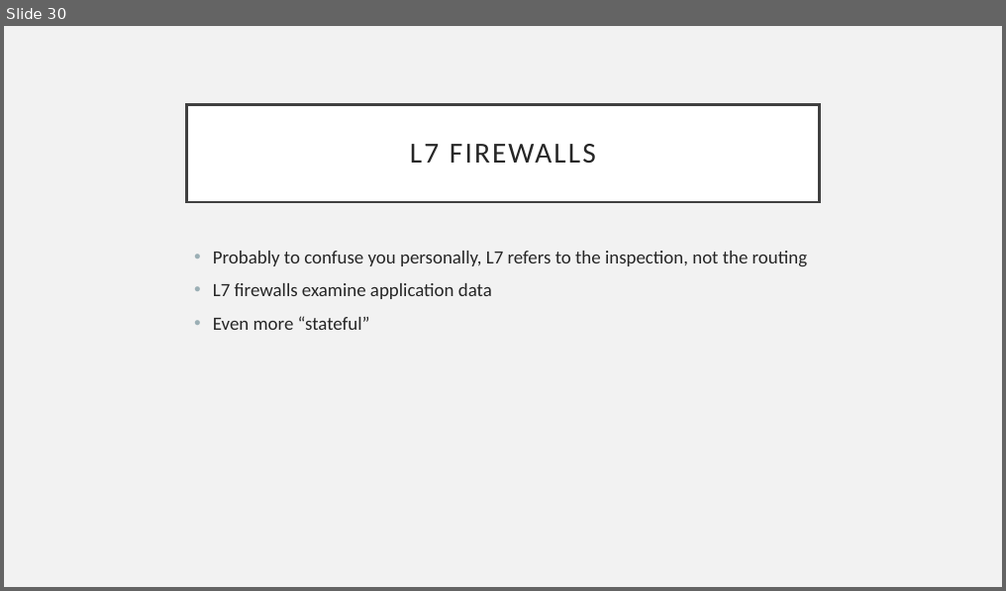
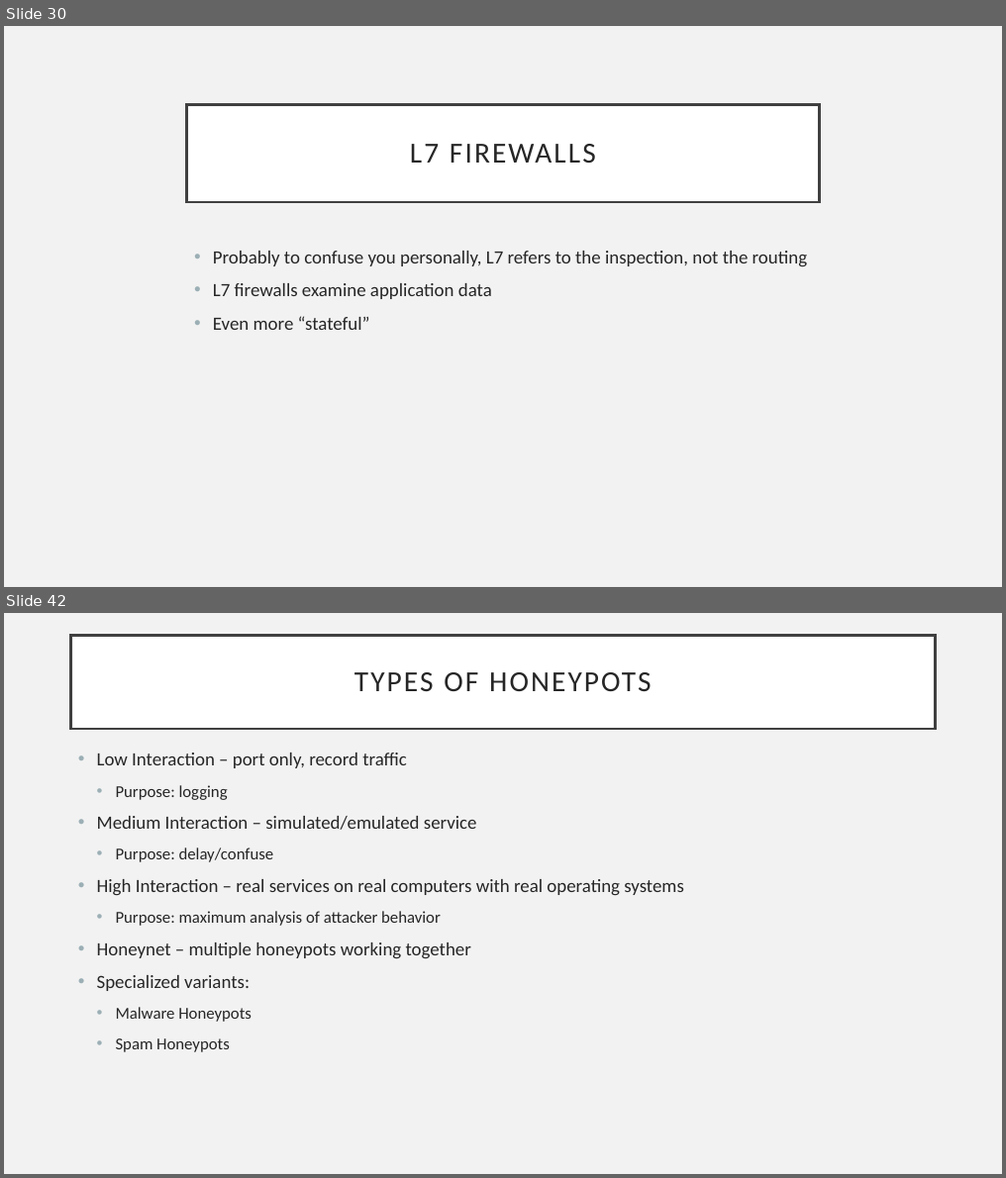
Before and after one commit to CrimsonVista/NetworkSecuritySpring2019, a slide deck: slides/08 Border Security.pptx. Shown one above the other, each under a label of ours: slide 30 before the commit, slides 30 and 42 after it; the slides between them are not shown. The pictures are 1006x591 and 1006x1178 pixels, drawn with LibreOffice and Linux fonts; fonts in the diff are those of the drawing. Boxes give left, top, right and bottom in pixels: in the first picture for what was removed or moved away, otherwise in the second. Text is boxed around its words. In the diff, an @@ line names an element or a change of style, - is before the commit and + after.

```diff
--- a/slides/08 Border Security.pptx
+++ b/slides/08 Border Security.pptx
@@ slide 42 added at box(4, 613, 1002, 1174), background #F2F2F2 @@
@@ title added at box(70, 636, 936, 729), fill #FFFFFF, outline #404040 2.5 pt, 28 pt, text #262626 @@
+TYPES OF HONEYPOTS
@@ text added at box(97, 753, 684, 1053), 18 pt, text #262626 @@
+• Low Interaction – port only, record traffic
+  • Purpose: logging
+• Medium Interaction – simulated/emulated service
+  • Purpose: delay/confuse
+• High Interaction – real services on real computers with real operating systems
+  • Purpose: maximum analysis of attacker behavior
+• Honeynet – multiple honeypots working together
+• Specialized variants:
+  • Malware Honeypots
+  • Spam Honeypots
```
Also in this commit, not shown: 15 other slides added, 1 other file.
